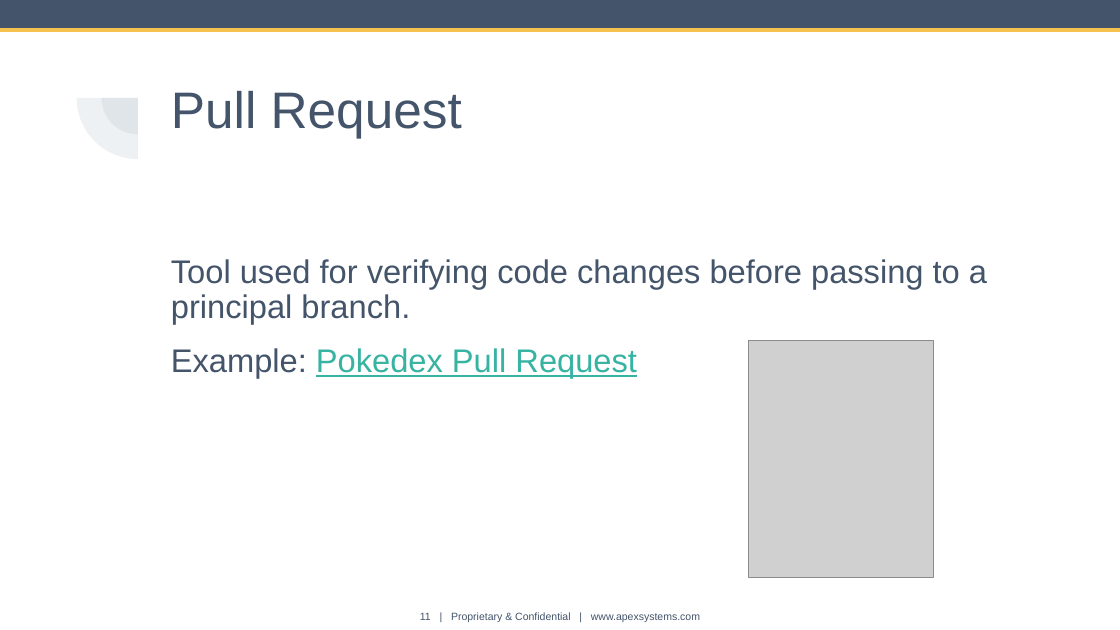
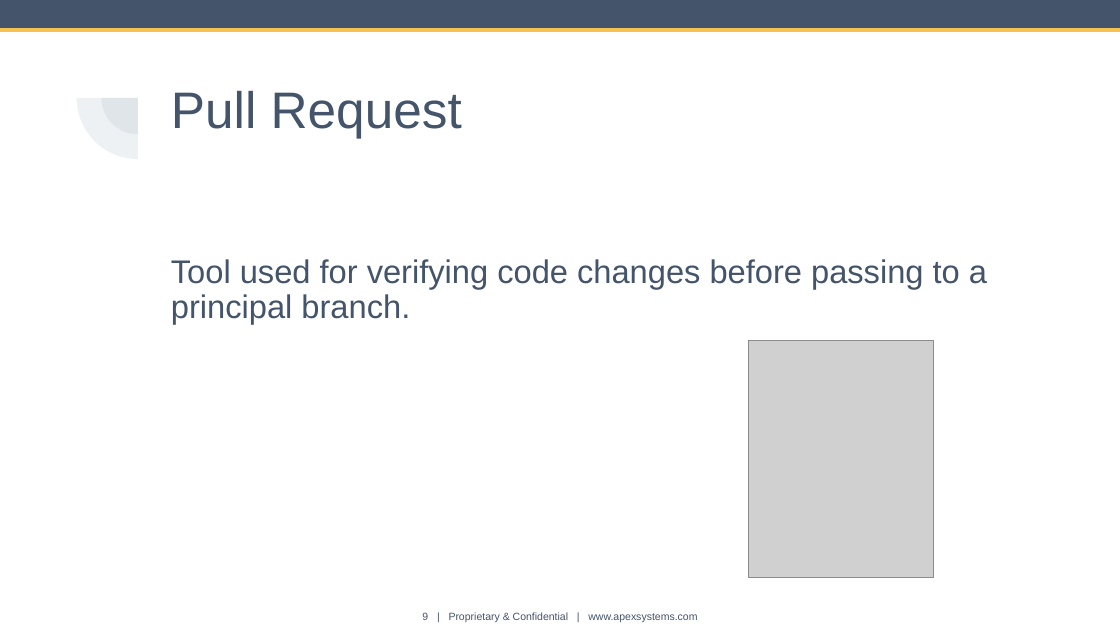
Before and after one commit to daniel-nuno/time_series_s2024, a slide deck: slide 9 of intro_a_r/Git.pptx (slide 11 before the commit). Drawn at 1120x630 pixels with LibreOffice and Linux fonts; fonts in the diff are those of the drawing; grey boxes stand for pictures; background and template pictures are left out. Boxes give left, top, right and bottom in pixels: in the first picture for what was removed or moved away, otherwise in the second. Text is boxed around its words. In the diff, an @@ line names an element or a change of style, - is before the commit and + after.

```diff
--- a/intro_a_r/Git.pptx
+++ b/intro_a_r/Git.pptx
@@ text at <box>171,348,637,378</box>: paragraph removed @@
-Example: Pokedex Pull Request
@@ text at <box>422,612,697,622</box>: text changed @@
-11 | Proprietary & Confidential | www.apexsystems.com
+9 | Proprietary & Confidential | www.apexsystems.com
```
Also in this commit, not shown: 5 slides removed, 1 other file.
